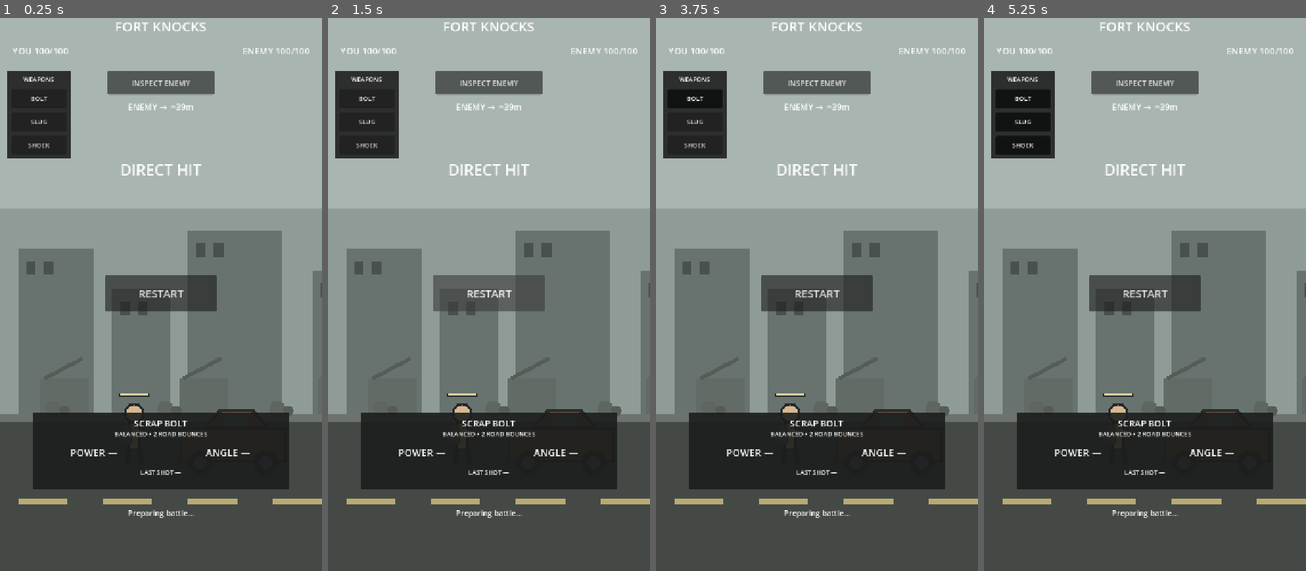
Above: before the commit, frames 1-4 (left to right).
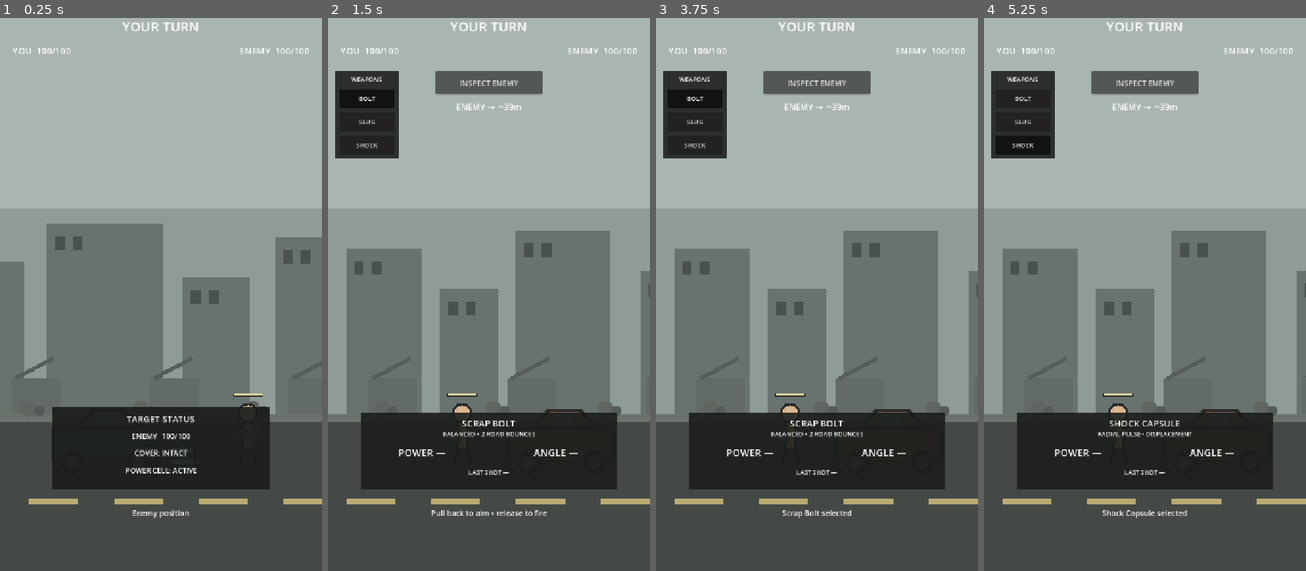
Above: after the commit, the same moments.

Repository: phantompixel-developer/FortKnocks
Game: Godot game, scene res://game/battle/battle.tscn
Same seed, same stepped clock (60 frames per second), same inputs: the game is played once before the commit and once after it.
Inputs (mouse positions are in pixels of both pictures, inside the frame that each line leads up to):
- Up to frame 1 (0.25 s): no input
- Up to frame 2 (1.5 s): click (489, 84) at 0.5 s, where only the run before the commit has a clickable "INSPECT ENEMY"; click (489, 294) at 1.25 s, where only the run before the commit has a clickable "RESTART"
- Up to frame 3 (3.75 s): click (817, 294) at 2 s, where only the run before the commit has a clickable "RESTART"; click (817, 294) at 2.75 s, where only the run before the commit has a clickable "RESTART"; click "BOLT" at 3.5 s
- Up to frame 4 (5.25 s): click "SLUG" at 4.25 s; click "SHOCK" at 5 s

The runs differ from the first frame. In frame 1, 26% of the frame differs, in the area x 0-100%, y 0-91%; in frame 2, 3.0%; in frame 3, 3.0%; in frame 4, 3.4%.
Error before the commit: Invalid access to property or key 'pressed' on a base object of type 'null instance'. (res://game/battle/battle_controller.gd:85)

Commit message:
feat: add side weapon tray and tactical inspect card

Diff:
--- a/game/battle/battle_controller.gd
+++ b/game/battle/battle_controller.gd
@@ -40,15 +40,20 @@
 @onready var enemy_locator_label: Label = $HUD/Root/EnemyLocatorLabel
 @onready var hint_label: Label = $HUD/Root/HintLabel
 @onready var inspect_button: Button = $HUD/Root/InspectButton
+@onready var weapon_tray: ColorRect = $HUD/Root/WeaponTray
 @onready var control_deck: ColorRect = $HUD/Root/ControlDeck
+@onready var target_card: ColorRect = $HUD/Root/TargetCard
+@onready var target_enemy_label: Label = $HUD/Root/TargetCard/EnemyInfoLabel
+@onready var target_cover_label: Label = $HUD/Root/TargetCard/CoverInfoLabel
+@onready var target_hazard_label: Label = $HUD/Root/TargetCard/HazardInfoLabel
 @onready var weapon_name_label: Label = $HUD/Root/ControlDeck/WeaponNameLabel
 @onready var weapon_role_label: Label = $HUD/Root/ControlDeck/WeaponRoleLabel
 @onready var power_label: Label = $HUD/Root/ControlDeck/PowerLabel
 @onready var angle_label: Label = $HUD/Root/ControlDeck/AngleLabel
 @onready var last_shot_label: Label = $HUD/Root/ControlDeck/LastShotLabel
-@onready var scrap_bolt_button: Button = $HUD/Root/ControlDeck/WeaponBar/ScrapBolt
-@onready var heavy_slug_button: Button = $HUD/Root/ControlDeck/WeaponBar/HeavySlug
-@onready var shock_capsule_button: Button = $HUD/Root/ControlDeck/WeaponBar/ShockCapsule
+@onready var scrap_bolt_button: Button = $HUD/Root/WeaponTray/ScrapBolt
+@onready var heavy_slug_button: Button = $HUD/Root/WeaponTray/HeavySlug
+@onready var shock_capsule_button: Button = $HUD/Root/WeaponTray/ShockCapsule
 @onready var restart_button: Button = $HUD/Root/RestartButton
 
 var phase := Phase.INTRO
@@ -89,7 +94,9 @@
 
 	inspect_button.visible = false
 	enemy_locator_label.visible = false
+	weapon_tray.visible = false
 	control_deck.visible = false
+	target_card.visible = false
 	restart_button.visible = false
 	feedback_label.visible = false
 	last_impact_marker.clear_marker()
@@ -231,7 +238,9 @@
 	inspect_button.visible = false
 	inspect_button.disabled = false
 	enemy_locator_label.visible = false
+	weapon_tray.visible = false
 	control_deck.visible = false
+	target_card.visible = false
 	_set_weapon_buttons_enabled(false)
 	aim_guide.clear()
 	last_impact_marker.visible = false
@@ -241,8 +250,11 @@
 
 	if show_enemy_preview:
 		hint_label.text = "Enemy position"
+		target_card.visible = true
+		_update_target_card()
 		camera_director.focus_x(enemy.global_position.x, 0.35)
 		await get_tree().create_timer(0.70).timeout
+		target_card.visible = false
 		if phase == Phase.GAME_OVER:
 			return
 
@@ -255,7 +267,9 @@
 	phase = Phase.PLAYER_AIM
 	inspect_button.visible = true
 	enemy_locator_label.visible = true
+	weapon_tray.visible = true
 	control_deck.visible = true
+	target_card.visible = false
 	if last_impact_marker.has_valid_marker:
 		last_impact_marker.visible = true
 
@@ -273,7 +287,10 @@
 	_is_inspecting = true
 	inspect_button.disabled = true
 	enemy_locator_label.visible = false
+	weapon_tray.visible = false
 	control_deck.visible = false
+	target_card.visible = true
+	_update_target_card()
 	_set_weapon_buttons_enabled(false)
 	var previous_hint := hint_label.text
 
@@ -294,7 +311,9 @@
 	hint_label.text = previous_hint
 	inspect_button.disabled = false
 	enemy_locator_label.visible = true
+	weapon_tray.visible = true
 	control_deck.visible = true
+	target_card.visible = false
 	_update_enemy_locator()
 	_set_weapon_buttons_enabled(true)
 	_is_inspecting = false
@@ -307,7 +326,9 @@
 	_is_inspecting = false
 	inspect_button.visible = false
 	enemy_locator_label.visible = false
+	weapon_tray.visible = false
 	control_deck.visible = false
+	target_card.visible = false
 	last_impact_marker.visible = false
 	_set_weapon_buttons_enabled(false)
 	aim_guide.clear()
@@ -353,7 +374,9 @@
 	_is_inspecting = false
 	inspect_button.visible = false
 	enemy_locator_label.visible = false
+	weapon_tray.visible = false
 	control_deck.visible = false
+	target_card.visible = false
 	last_impact_marker.visible = false
 	_set_weapon_buttons_enabled(false)
 	_active_shooter = shooter
@@ -630,7 +653,9 @@
 	_is_inspecting = false
 	inspect_button.visible = false
 	enemy_locator_label.visible = false
+	weapon_tray.visible = false
 	control_deck.visible = false
+	target_card.visible = false
 	last_impact_marker.visible = false
 	_set_weapon_buttons_enabled(false)
 	aim_guide.clear()
@@ -655,6 +680,24 @@
 	enemy_health_label.text = "ENEMY  %d/100" % enemy.health
 	if enemy_locator_label.visible:
 		_update_enemy_locator()
+	if target_card.visible:
+		_update_target_card()
+
+func _update_target_card() -> void:
+	target_enemy_label.text = "ENEMY  %d/%d" % [enemy.health, enemy.max_health]
+
+	var stage := enemy_cover.get_damage_stage()
+	match stage:
+		0:
+			target_cover_label.text = "COVER: INTACT"
+		1:
+			target_cover_label.text = "COVER: DAMAGED"
+		2:
+			target_cover_label.text = "COVER: CRITICAL"
+		_:
+			target_cover_label.text = "COVER: RUBBLE"
+
+	target_hazard_label.text = "POWER CELL: SPENT" if power_cell.is_discharged else "POWER CELL: ACTIVE"
 
 func _update_enemy_locator() -> void:
 	if not enemy.is_alive():
